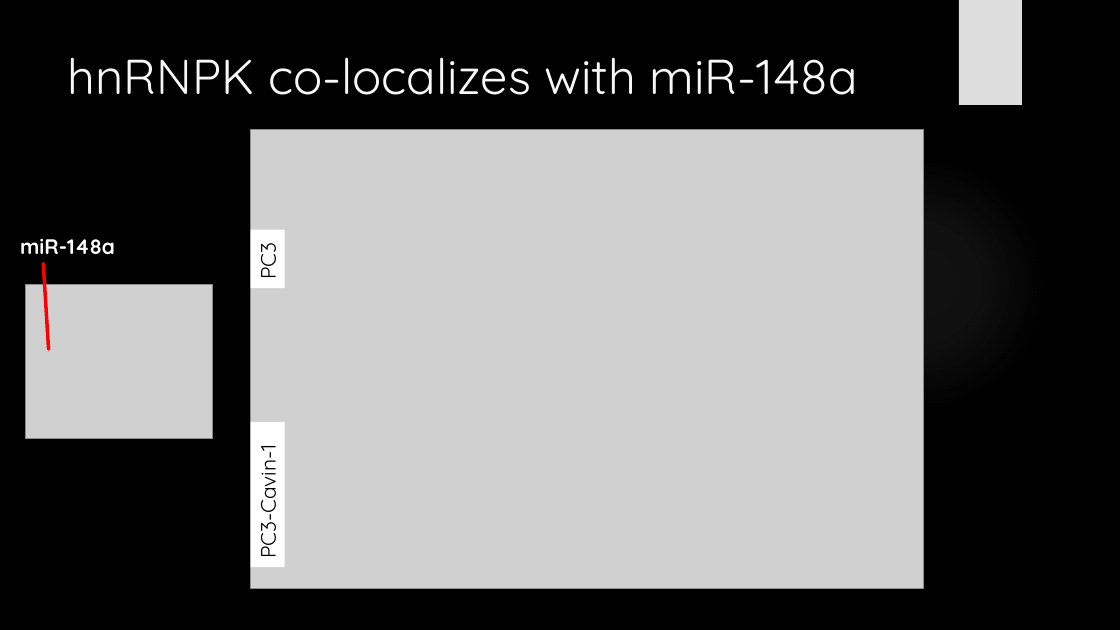
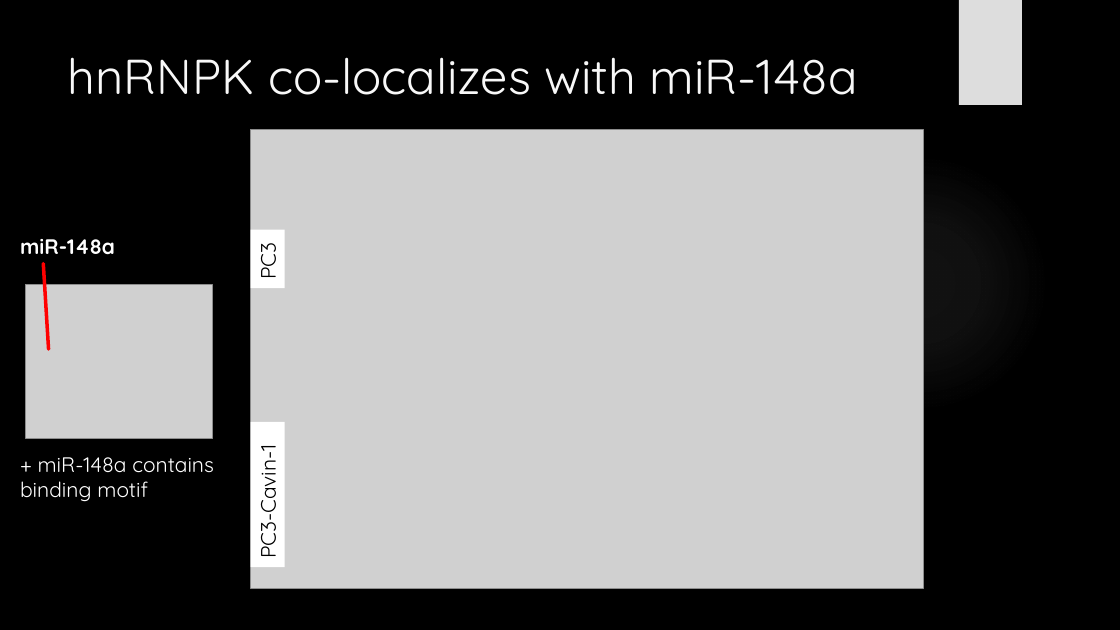
Before and after one commit to HarleyRobinson/Honours2, a slide deck: slide 17 of SeminarSlides.pptx. Drawn at 1120x630 pixels with LibreOffice and Linux fonts; fonts in the diff are those of the drawing; grey boxes stand for pictures; background and template pictures are left out. Boxes give left, top, right and bottom in pixels: in the first picture for what was removed or moved away, otherwise in the second. Text is boxed around its words. In the diff, an @@ line names an element or a change of style, - is before the commit and + after.

```diff
--- a/SeminarSlides.pptx
+++ b/SeminarSlides.pptx
@@ text added at (20,457,214,502), 18 pt, text #FFFFFF @@
++ miR-148a contains
+binding motif
```
Also in this commit, not shown: 5 other slides changed, 1 slide added, 1 slide removed, 17 other files.
